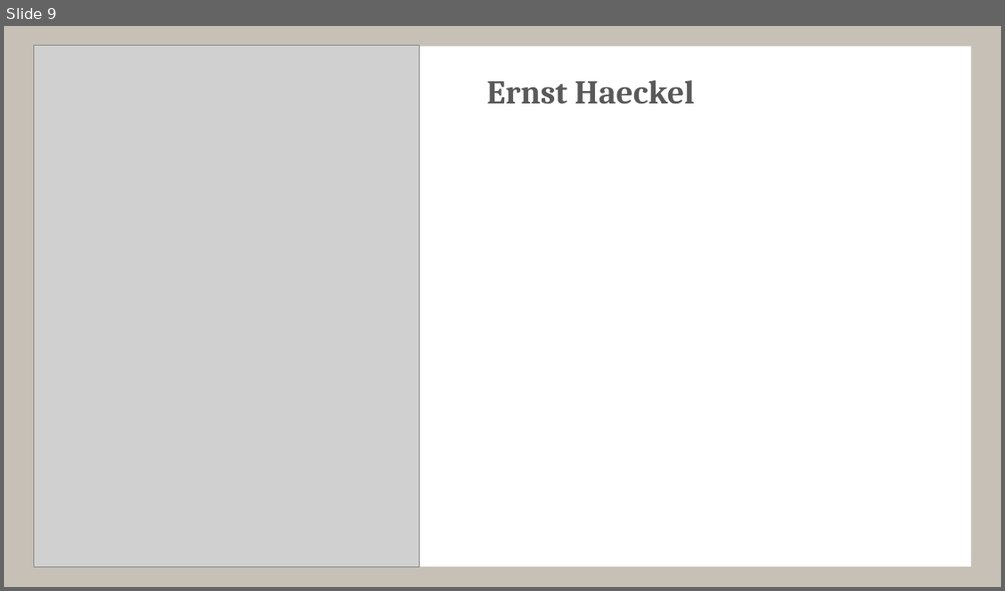
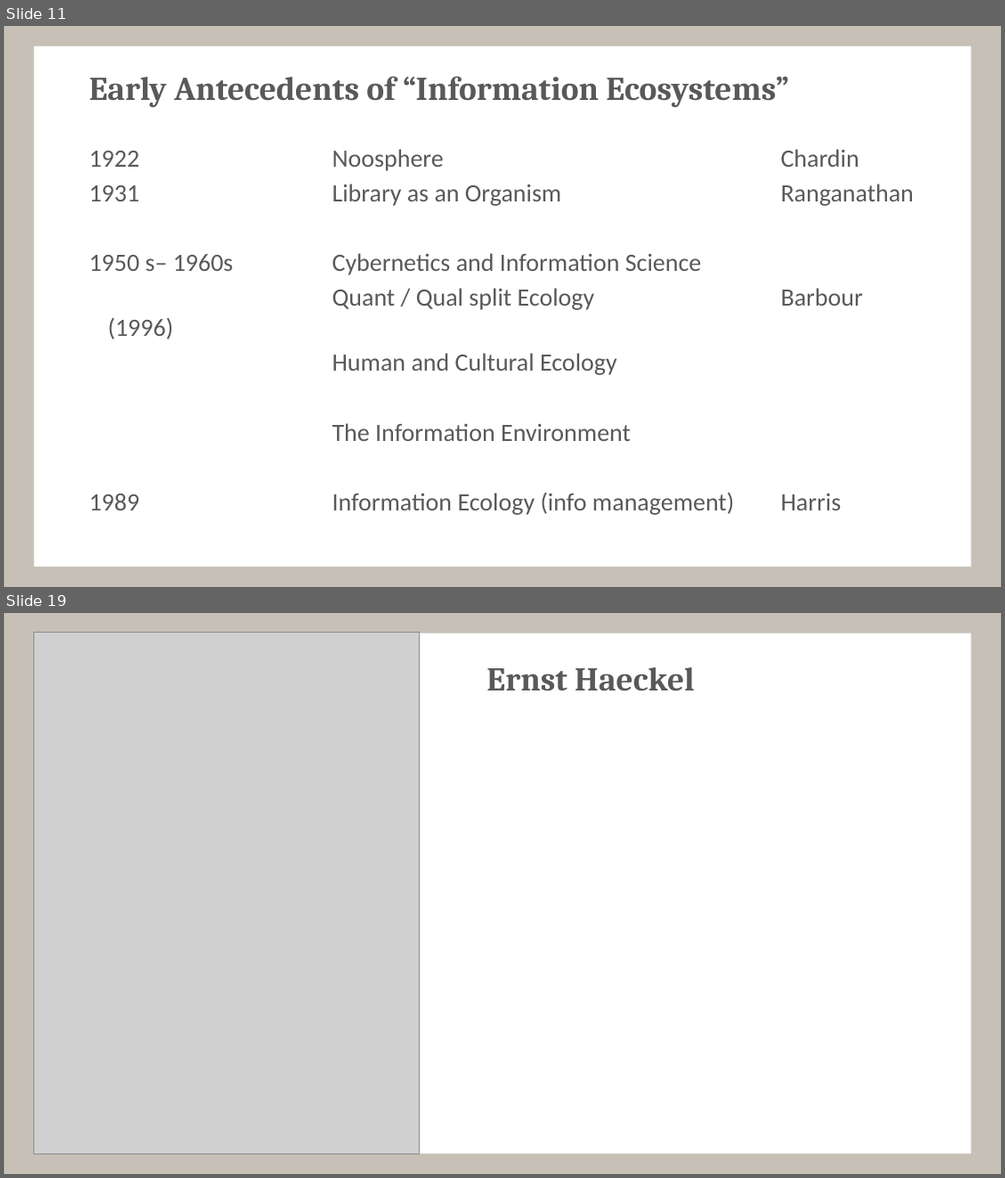
Before and after one commit to tsuomela/Information-Ecosystems-and-Ecologies, a slide deck: figures/2016_AAG_InfoEcosystem.pptx. Shown one above the other, each under a label of ours: slide 9 before the commit, slides 11 and 19 after it; the slides between them are not shown. The pictures are 1005x591 and 1005x1178 pixels, drawn with LibreOffice and Linux fonts; fonts in the diff are those of the drawing; grey boxes stand for pictures. Boxes give left, top, right and bottom in pixels: in the first picture for what was removed or moved away, otherwise in the second. Text is boxed around its words. In the diff, an @@ line names an element or a change of style, - is before the commit and + after.

```diff
--- a/figures/2016_AAG_InfoEcosystem.pptx
+++ b/figures/2016_AAG_InfoEcosystem.pptx
@@ slide 11 added at bbox=[4, 26, 1001, 587], background #C6C0B7; not listed: 1 template element that a slide beside it also shows @@
@@ title added at bbox=[89, 76, 789, 107], 32 pt, text #595959, bold @@
+Early Antecedents of “Information Ecosystems”
@@ text added at bbox=[89, 149, 914, 515], 24 pt, text #595959 @@
+1922 Noosphere Chardin
+1931 Library as an Organism Ranganathan
+1950 s– 1960s Cybernetics and Information Science
+Quant / Qual split Ecology Barbour (1996)
+Human and Cultural Ecology
+The Information Environment
+1989 Information Ecology (info management) Harris
@@ what was slide 9 is now slide 19 @@
```
Also in this commit, not shown: 2 slides changed, 11 other slides added, 5 slides removed, 1 other file.
